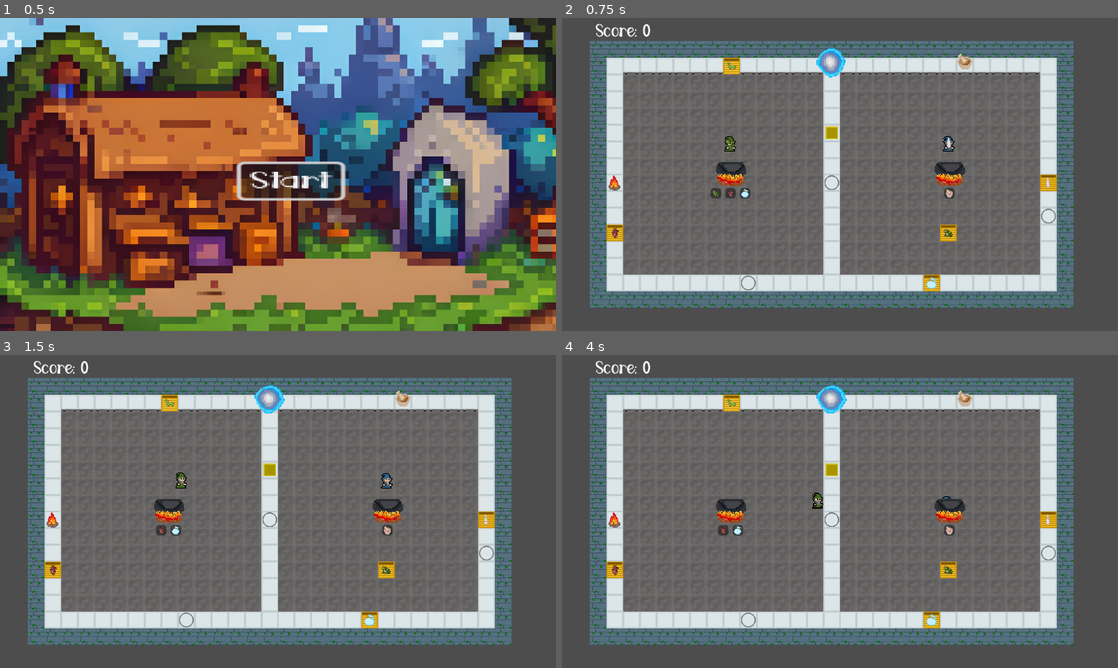
Above: before the commit, frames 1-4 (two rows, left to right).
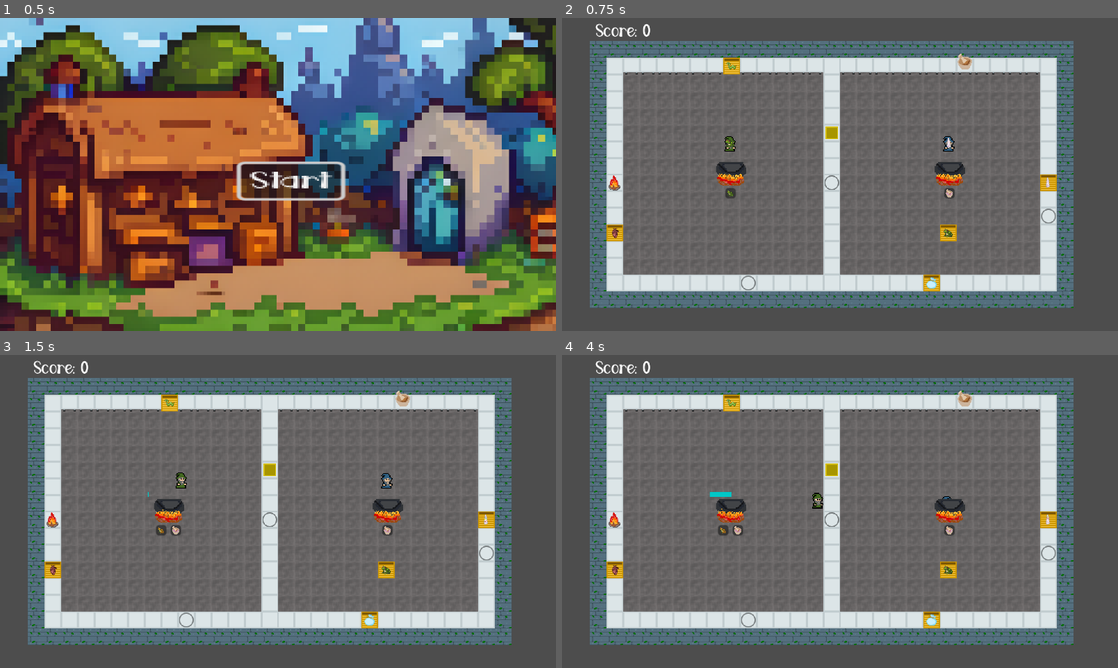
Above: after the commit, the same moments.

Repository: noriakisana/frankengamejam-2023
Game: Godot game, scene res://mainmenu/mainmenu.tscn
Same seed, same stepped clock (60 frames per second), same inputs: the game is played once before the commit and once after it.
Inputs:
- Up to frame 1 (0.5 s): no input
- Up to frame 2 (0.75 s): click "Start" at 0.5 s
- Up to frame 3 (1.5 s): tap Enter (interact_p2) at 1.25 s; hold D (walk_right_p1) from 1.28 s (still down); tap E (interact_p1) at 1.35 s
- Up to frame 4 (4 s): release D (walk_right_p1) at 2.03 s; hold S (walk_down_p1) 2.03-2.78 s; tap Enter (interact_p2) at 2.1 s; hold D (walk_right_p1) 2.78-3.53 s; hold Down (walk_down_p2) 2.78-3.53 s; hold W (walk_up_p1) from 3.53 s (still down); tap Left (walk_left_p2) at 3.6 s

Frame 1 is identical in both runs. In frame 2, 0.4% of the frame differs, in the area x 26-51%, y 9-58%; in frame 3, 0.4%; in frame 4, 0.5%, in the area x 26-52%, y 9-58%.

Commit message:
new recipe spawns

Diff:
--- a/equipment/caldron_on_fire/caldron_on_fire.gd
+++ b/equipment/caldron_on_fire/caldron_on_fire.gd
@@ -4,7 +4,7 @@
 
 @export var processing_time = 5
 var ingredients = []
-var recipe = [Ingredient.Type.FROG,Ingredient.Type.HEART]
+
 
 @onready var panel_template = preload("res://equipment/caldron_on_fire/recipe_panel/RecipePanel.tscn")
 
@@ -13,7 +13,6 @@
 
 func _ready():
 	super()
-
 
 	$ProgressBar.visible = false
 
@@ -30,6 +29,7 @@
 		texture_rect.set_texture(get_ingredient_img(item_type))
 
 		container.add_child(ingredient)
+
 
 
 
@@ -62,6 +62,15 @@
 func is_compatible(useable : Useable):
 	return useable is Ingredient
 
+func new_recipe():
+	recipeSize = recipe.size()
+	recipe.clear()
+	var num = randi_range(1,3)
+	var item
+	for i in range(num):
+		item = randi() % Ingredient.ingredients.size()
+		recipe.append(Ingredient.ingredients[item])
+	show_recipe()
 
 
 func process_potion():
@@ -75,13 +84,14 @@
 
 	var fullfilled = true
 	for ingredient in recipe:
-
 		if !ingredients.has(ingredient):
 			fullfilled = false
 	if fullfilled:
+		new_recipe()
 		process_potion()
 
 func item_added_to_caldron(type: Type):
+
 	for panel in container.get_children():
 		if type == panel.type:
 			container.remove_child(panel)
--- a/equipment/caldron_on_fire/caldron_on_fire_left.gd
+++ b/equipment/caldron_on_fire/caldron_on_fire_left.gd
@@ -3,5 +3,6 @@
 class_name caldron_on_fire_left
 
 func _ready():
-	recipe = [Ingredient.Type.FROG, Ingredient.Type.HEART,Ingredient.Type.FAIRYDUST]
+	recipe = [Ingredient.Type.FROG]
+	recipeSize = recipe.size()
 	super()
--- a/equipment/caldron_on_fire/caldron_on_fire_right.gd
+++ b/equipment/caldron_on_fire/caldron_on_fire_right.gd
@@ -4,4 +4,5 @@
 
 func _ready():
 	recipe = [Ingredient.Type.GRINDED_UNICORN]
+	recipeSize = recipe.size()
 	super()
--- a/equipment/equipment.gd
+++ b/equipment/equipment.gd
@@ -23,6 +23,10 @@
 var useable_node : Node2D
 
 var is_processing = false
+
+#caldron
+var recipe = []
+var recipeSize = 0
 
 func _ready():
 	"""
@@ -55,8 +59,8 @@
 	if distance_to_player <= interaction_distance:
 		if is_processing: # there is currently something processing
 			return
-
-		if placed_useable and !((self.get_name() == "CaldronLeft" or self.get_name() == "CaldronRight") and self.recipe.size() != self.ingredients.size()): # there is a placed usable
+		if placed_useable and !((self.get_name() == "CaldronLeft" or self.get_name() == "CaldronRight") and not self.recipeSize == self.ingredients.size()): # there is a placed usable
+			self.recipeSize = self.recipe.size()
 			var success = player.receive_useable(placed_useable)
 			if success: # player can pickup useable
 				if self.get_name() == "CaldronLeft" or self.get_name() == "CaldronRight":
@@ -87,3 +91,5 @@
 
 func item_added_to_caldron(type: Type):
 	pass
+func new_recipe():
+	pass
--- a/equipment/portal/portal.tscn
+++ b/equipment/portal/portal.tscn
@@ -1,24 +1,12 @@
-[gd_scene load_steps=7 format=3 uid="uid://cs5xf0xnx3rqd"]
+[gd_scene load_steps=6 format=3 uid="uid://cs5xf0xnx3rqd"]
 
-
-[ext_resource type="Texture2D" uid="uid://dxqntvdtcojns" path="res://equipment/portal/portal.png" id="1_idji4"]
+[ext_resource type="Texture2D" uid="uid://bksoottguedoq" path="res://equipment/portal/portal.png" id="1_idji4"]
 [ext_resource type="Script" path="res://equipment/portal/portal.gd" id="2_d1ut8"]
 
-[sub_resource type="Animation" id="Animation_ju8po"]
-length = 0.001
-tracks/0/type = "value"
-tracks/0/imported = false
-tracks/0/enabled = true
-tracks/0/path = NodePath(".:frame")
-tracks/0/interp = 1
-tracks/0/loop_wrap = true
-tracks/0/keys = {
-"times": PackedFloat32Array(0),
-"transitions": PackedFloat32Array(1),
-"update": 1,
-"values": [0]
-}
-
+[sub_resource type="AtlasTexture" id="AtlasTexture_7mo3f"]
+atlas = ExtResource("1_idji4")
+region = Rect2(96, 0, 32, 32)
+margin = Rect2(0, 23, 0, 256)
 
 [sub_resource type="Animation" id="Animation_p20os"]
 resource_name = "mortar_animation"
@@ -36,34 +24,13 @@
 "values": [1]
 }
 
-[sub_resource type="Animation" id="Animation_uco4g"]
-resource_name = "portal_animation"
-length = 0.50001
-loop_mode = 1
-tracks/0/type = "value"
-tracks/0/imported = false
-tracks/0/enabled = true
-tracks/0/path = NodePath(".:frame")
-tracks/0/interp = 1
-tracks/0/loop_wrap = true
-tracks/0/keys = {
-"times": PackedFloat32Array(0, 0.1, 0.2, 0.3, 0.4),
-"transitions": PackedFloat32Array(1, 1, 1, 1, 1),
-"update": 1,
-"values": [0, 1, 2, 3, 4]
+[sub_resource type="AnimationLibrary" id="AnimationLibrary_0f7xv"]
+_data = {
+"mortar_animation": SubResource("Animation_p20os")
 }
 
-[sub_resource type="AnimationLibrary" id="AnimationLibrary_0f7xv"]
-_data = {
-"RESET": SubResource("Animation_ju8po"),
-"mortar_animation": SubResource("Animation_p20os"),
-"portal_animation": SubResource("Animation_uco4g")
-}
-
-[node name="Portal" type="Sprite2D" groups=["portal"]]
-texture = ExtResource("1_idji4")
-vframes = 5
-
+[node name="Portal" type="Sprite2D"]
+texture = SubResource("AtlasTexture_7mo3f")
 script = ExtResource("2_d1ut8")
 
 [node name="AnimationPlayer" type="AnimationPlayer" parent="."]
--- a/ingredients/ingredient.gd
+++ b/ingredients/ingredient.gd
@@ -12,8 +12,8 @@
 	SNAKE,
 	CHOPPED_HEART,
 	FRIED_SNAKE
-}
-
+}# Always add items to Type and ingredients
+const ingredients = [Type.FAIRYDUST, Type.UNICORN,Type.GRINDED_UNICORN, Type.FROG, Type.FRIED_FROG, Type.HEART, Type.SNAKE, Type.CHOPPED_HEART, Type.FRIED_SNAKE]
 @export var type : Type
 
 func get_scene():
--- a/main.gd
+++ b/main.gd
@@ -3,7 +3,7 @@
 
 # Called when the node enters the scene tree for the first time.
 func _ready():
-	pass # Replace with function body.
+	randomize()# Replace with function body.
 
 
 # Called every frame. 'delta' is the elapsed time since the previous frame.
--- a/mainmenu/mainmenu.tscn
+++ b/mainmenu/mainmenu.tscn
@@ -3,9 +3,7 @@
 [ext_resource type="Shader" path="res://mainmenu/background-image.gdshader" id="1_qhlt8"]
 [ext_resource type="Texture2D" uid="uid://cn2c8aak7ja04" path="res://mainmenu/menu_background.png" id="1_ybnhb"]
 [ext_resource type="Script" path="res://mainmenu/buttons.gd" id="3_v4kh2"]
-
-[ext_resource type="FontFile" uid="uid://c0f112os8j4k8" path="res://fonts/Antique Witch.otf" id="4_g6o3y"]
-
+[ext_resource type="FontFile" uid="uid://busp5vb6hdyvq" path="res://fonts/Antique Witch.otf" id="4_g6o3y"]
 
 [sub_resource type="ShaderMaterial" id="ShaderMaterial_iy0qw"]
 shader = ExtResource("1_qhlt8")
Not shown, added: equipment/chop_board/cho56E3.tmp
Not shown, added: equipment/chop_board/cho691E.tmp
Not shown, added: equipment/chop_board/cho93DE.tmp
